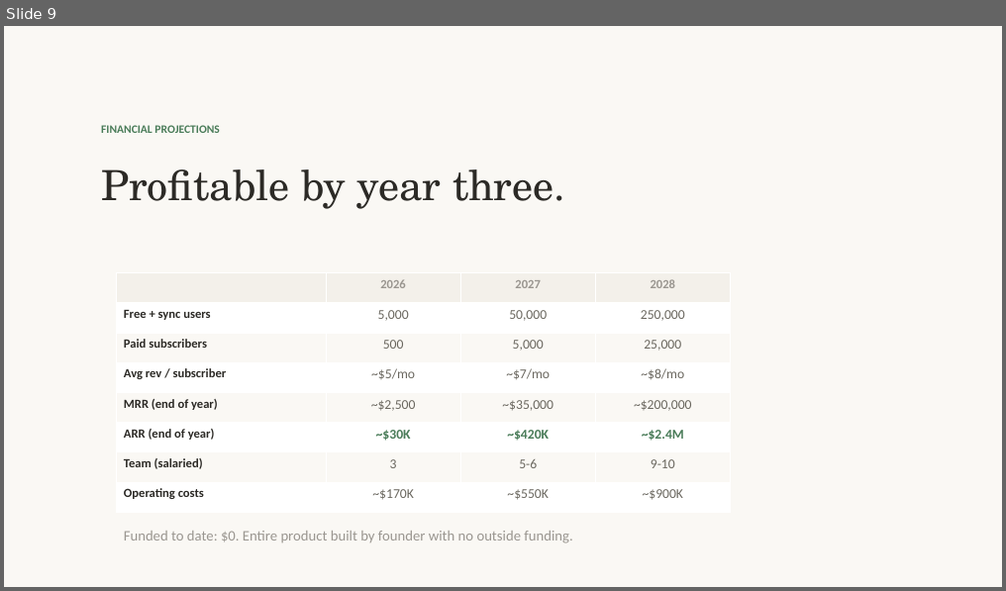
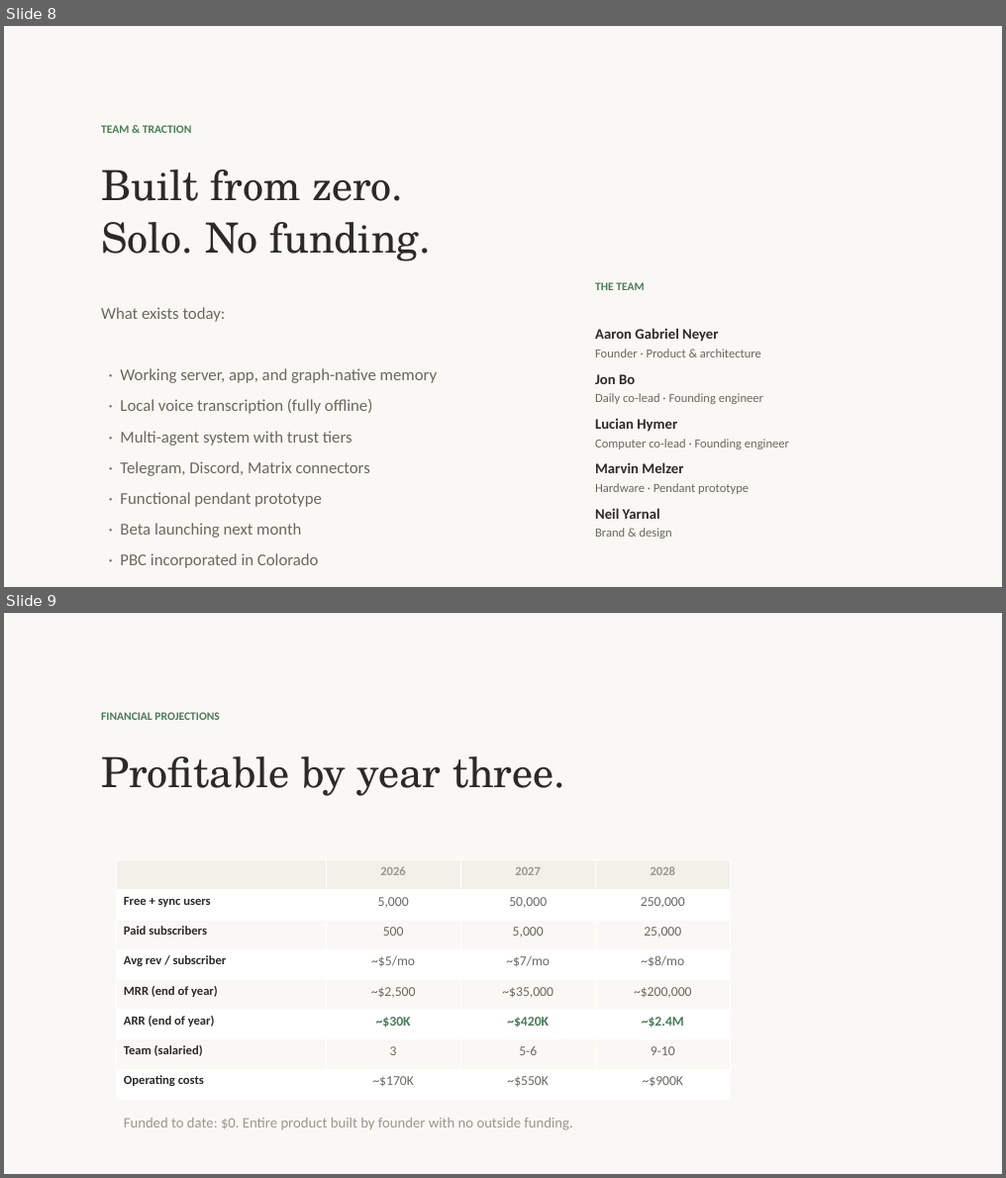
Before and after one commit to OpenParachutePBC/parachute-computer, a slide deck: nvc-pitch-deck.pptx. Shown one above the other, each under a label of ours: slide 9 before the commit, slides 8 and 9 after it. The pictures are 1006x591 and 1006x1178 pixels, drawn with LibreOffice and Linux fonts; fonts in the diff are those of the drawing. Boxes give left, top, right and bottom in pixels: in the first picture for what was removed or moved away, otherwise in the second. Text is boxed around its words. In the diff, an @@ line names an element or a change of style, - is before the commit and + after.

```diff
--- a/nvc-pitch-deck.pptx
+++ b/nvc-pitch-deck.pptx
@@ slide 8 added at <box>4,26,1002,587</box>, background #FAF8F4 @@
@@ text added at <box>101,125,192,133</box>, 11 pt, text #4A7C59, bold @@
+TEAM & TRACTION
@@ text added at <box>101,170,431,262</box>, 40 pt, text #2C2A26 @@
+Built from zero.
+Solo. No funding.
@@ text added at <box>595,282,644,290</box>, 11 pt, text #4A7C59, bold @@
+THE TEAM
@@ text added at <box>101,307,437,569</box>, 16 pt, text #6B6860 @@
+What exists today:
+· Working server, app, and graph-native memory
+· Local voice transcription (fully offline)
+· Multi-agent system with trust tiers
+· Telegram, Discord, Matrix connectors
+· Functional pendant prototype
+· Beta launching next month
+· PBC incorporated in Colorado
@@ text added at <box>595,328,718,342</box>, 14 pt, text #2C2A26, bold @@
+Aaron Gabriel Neyer
@@ text added at <box>595,349,761,358</box>, 12 pt, text #6B6860 @@
+Founder · Product & architecture
@@ text added at <box>595,374,635,384</box>, 14 pt, text #2C2A26, bold @@
+Jon Bo
@@ text added at <box>595,393,763,404</box>, 12 pt, text #6B6860 @@
+Daily co-lead · Founding engineer
@@ text added at <box>595,419,677,432</box>, 14 pt, text #2C2A26, bold @@
+Lucian Hymer
@@ text added at <box>595,439,789,450</box>, 12 pt, text #6B6860 @@
+Computer co-lead · Founding engineer
@@ text added at <box>595,463,683,473</box>, 14 pt, text #2C2A26, bold @@
+Marvin Melzer
@@ text added at <box>595,483,748,494</box>, 12 pt, text #6B6860 @@
+Hardware · Pendant prototype
@@ text added at <box>595,508,660,519</box>, 14 pt, text #2C2A26, bold @@
+Neil Yarnal
@@ text added at <box>595,528,672,539</box>, 12 pt, text #6B6860 @@
+Brand & design
```
Also in this commit, not shown: 4 slides changed, 1 slide removed, 4 other files.
